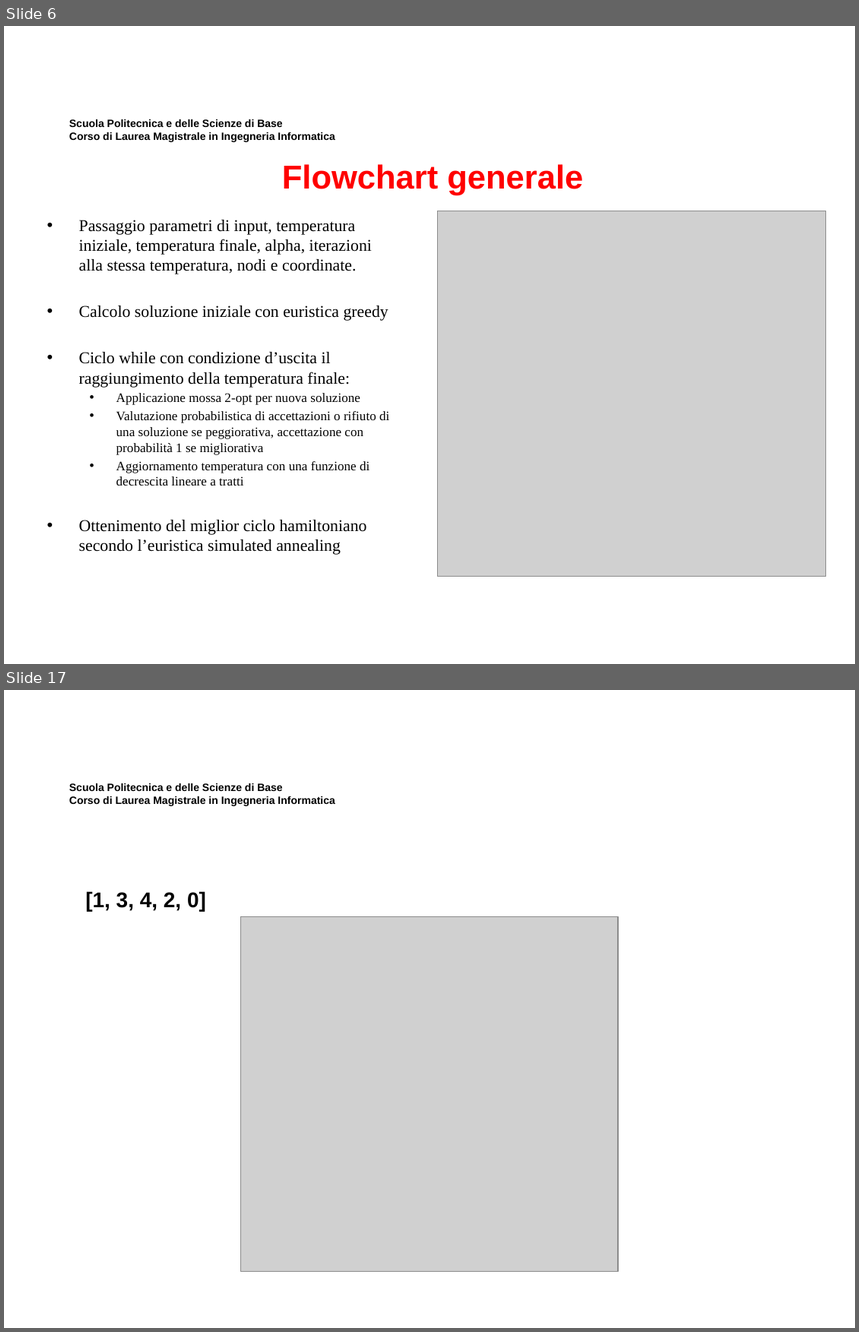
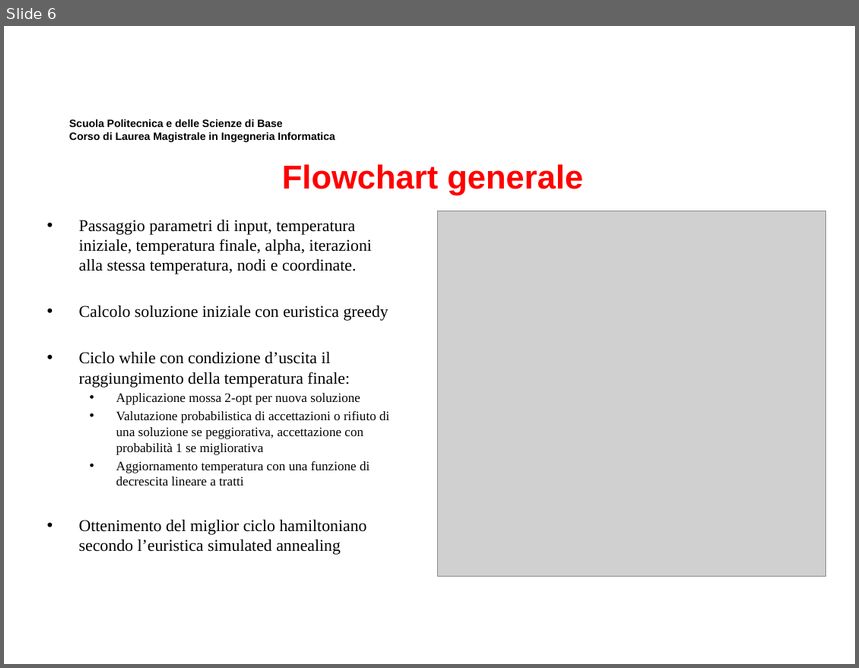
Before and after one commit to MicheleMaresca98/TSP-SimulatedAnnealing, a slide deck: Presentazione Elaborato Ricerca Operativa.pptx. Shown one above the other, each under a label of ours: slides 6 and 17 before the commit, slide 6 after it; the slides between them are not shown. The pictures are 859x1332 and 859x668 pixels, drawn with LibreOffice and Linux fonts; fonts in the diff are those of the drawing; grey boxes stand for pictures; background and template pictures are left out. Boxes give left, top, right and bottom in pixels: in the first picture for what was removed or moved away, otherwise in the second. Text is boxed around its words. In the diff, an @@ line names an element or a change of style, - is before the commit and + after.

```diff
--- a/Presentazione Elaborato Ricerca Operativa.pptx
+++ b/Presentazione Elaborato Ricerca Operativa.pptx
@@ slide 17 removed at <box>4,690,855,1328</box>, background #FFFFFF; not listed: 1 template element that a slide beside it also shows @@
@@ text removed at <box>85,891,206,912</box> @@
-[1, 3, 4, 2, 0]
@@ picture removed at <box>240,917,618,1272</box> @@
```
Also in this commit, not shown: 16 slides added, 20 other slides removed, 9 other files.
